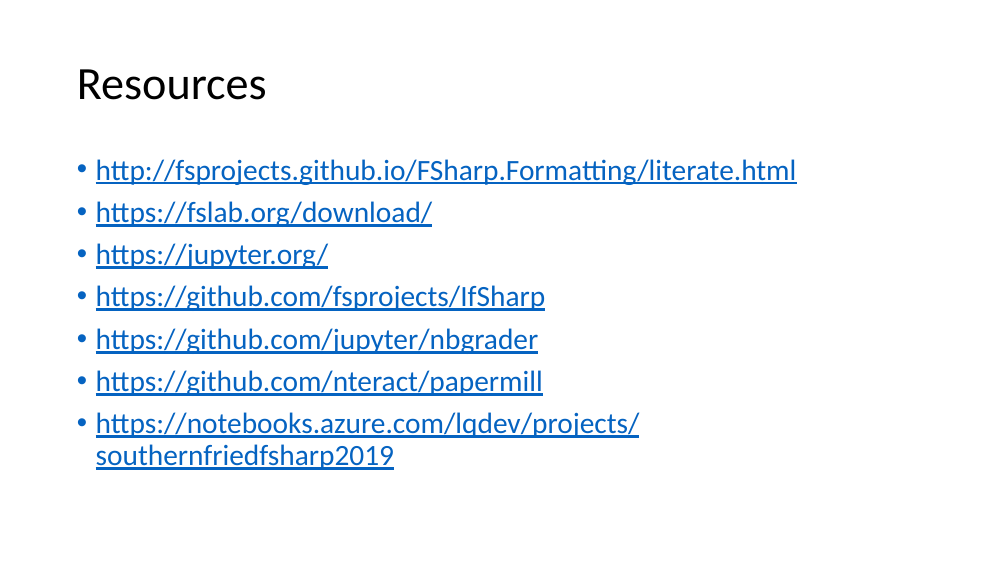
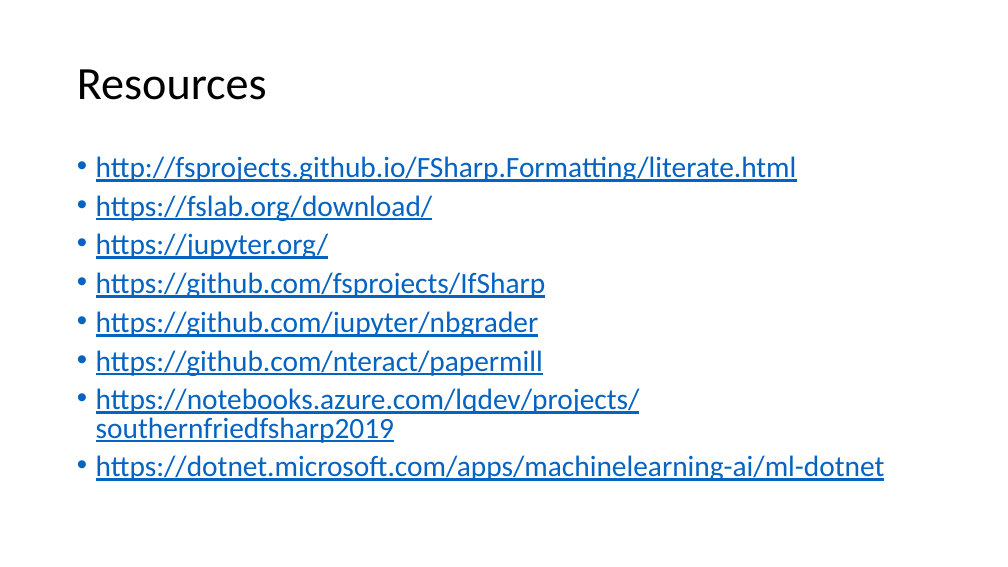
Before and after one commit to lqdev/Presentations, a slide deck: slide 24 of SouthernFriedFSharp2019/slides/GettingStartedFsJupyterNotebooks.pptx (slide 21 before the commit). Drawn at 1008x567 pixels with LibreOffice and Linux fonts; fonts in the diff are those of the drawing. Boxes give left, top, right and bottom in pixels: in the first picture for what was removed or moved away, otherwise in the second. Text is boxed around its words. In the diff, an @@ line names an element or a change of style, - is before the commit and + after.

```diff
--- a/SouthernFriedFSharp2019/slides/GettingStartedFsJupyterNotebooks.pptx
+++ b/SouthernFriedFSharp2019/slides/GettingStartedFsJupyterNotebooks.pptx
@@ text at (96,156,797,443): line spacing 0.9 to 0.8 @@
@@ text at (96,455,885,481): paragraph added @@
+• https://dotnet.microsoft.com/apps/machinelearning-ai/ml-dotnet
```
Also in this commit, not shown: 5 other slides changed, 3 slides added, 27 other files.
